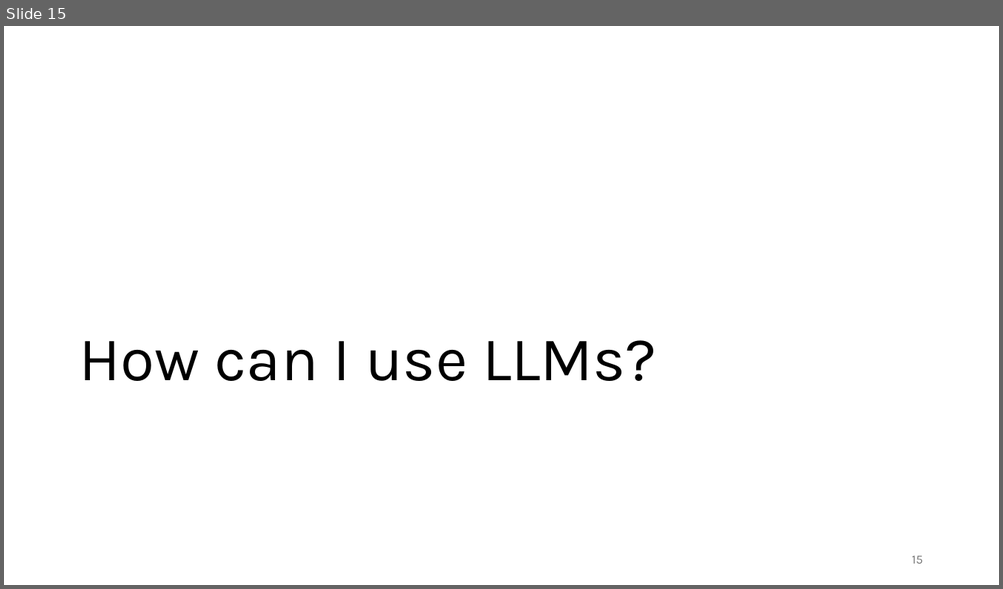
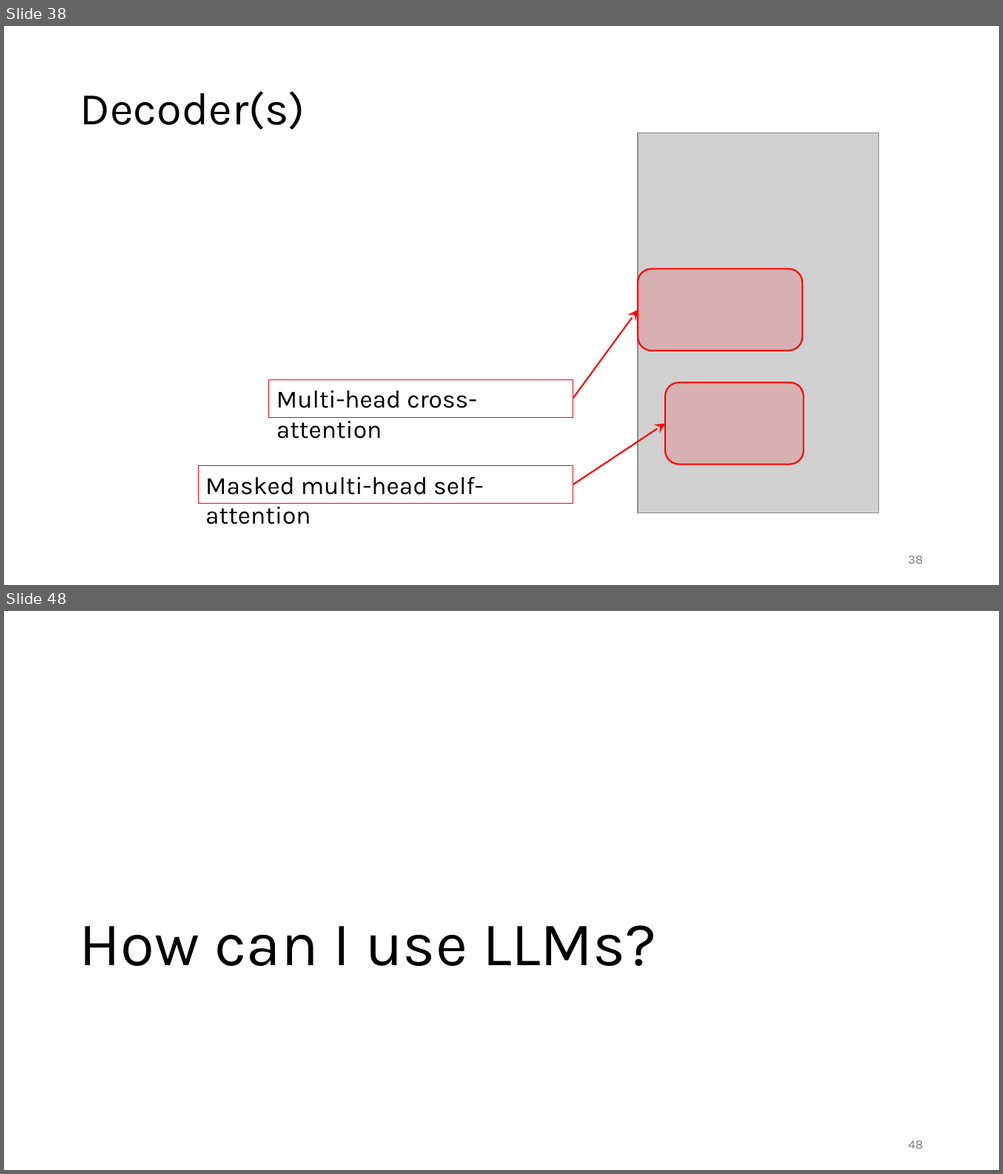
Before and after one commit to gjbex/Deploying-LLMs-locally, a slide deck: local_LLMs.pptx. Shown one above the other, each under a label of ours: slide 15 before the commit, slides 38 and 48 after it; the slides between them are not shown. The pictures are 1003x589 and 1003x1174 pixels, drawn with LibreOffice and Linux fonts; fonts in the diff are those of the drawing; grey boxes stand for pictures. Boxes give left, top, right and bottom in pixels: in the first picture for what was removed or moved away, otherwise in the second. Text is boxed around its words. In the diff, an @@ line names an element or a change of style, - is before the commit and + after.

```diff
--- a/local_LLMs.pptx
+++ b/local_LLMs.pptx
@@ slide 38 added at <box>4,26,999,585</box>, background #FFFFFF @@
@@ title added at <box>79,91,304,130</box>, 44 pt, text #000000 @@
+Decoder(s)
@@ picture added at <box>637,133,879,514</box> @@
@@ rounded rectangle added at <box>637,269,802,352</box>, fill #FF0000 at 15% opacity, outline #FF0000 1.5 pt @@
@@ arrow added from (572, 399) to (637, 310), #FF0000 1.5 pt @@
@@ rectangle added at <box>269,380,572,417</box>, outline #FF0000 0.75 pt, 24 pt, text #000000 @@
+Multi-head cross-attention
@@ rounded rectangle added at <box>665,383,803,465</box>, fill #FF0000 at 15% opacity, outline #FF0000 1.5 pt @@
@@ arrow added from (572, 485) to (665, 423), #FF0000 1.5 pt @@
@@ rectangle added at <box>198,466,572,503</box>, outline #FF0000 0.75 pt, 24 pt, text #000000 @@
+Masked multi-head self-attention
@@ page number added at <box>908,556,922,564</box>, 12 pt, text #797979 @@
+38
@@ what was slide 15 is now slide 48 @@
@@ page number at <box>908,1141,923,1149</box>: text changed @@
-15
+48
```
Also in this commit, not shown: 4 slides changed, 33 other slides added, 1 slide removed.
